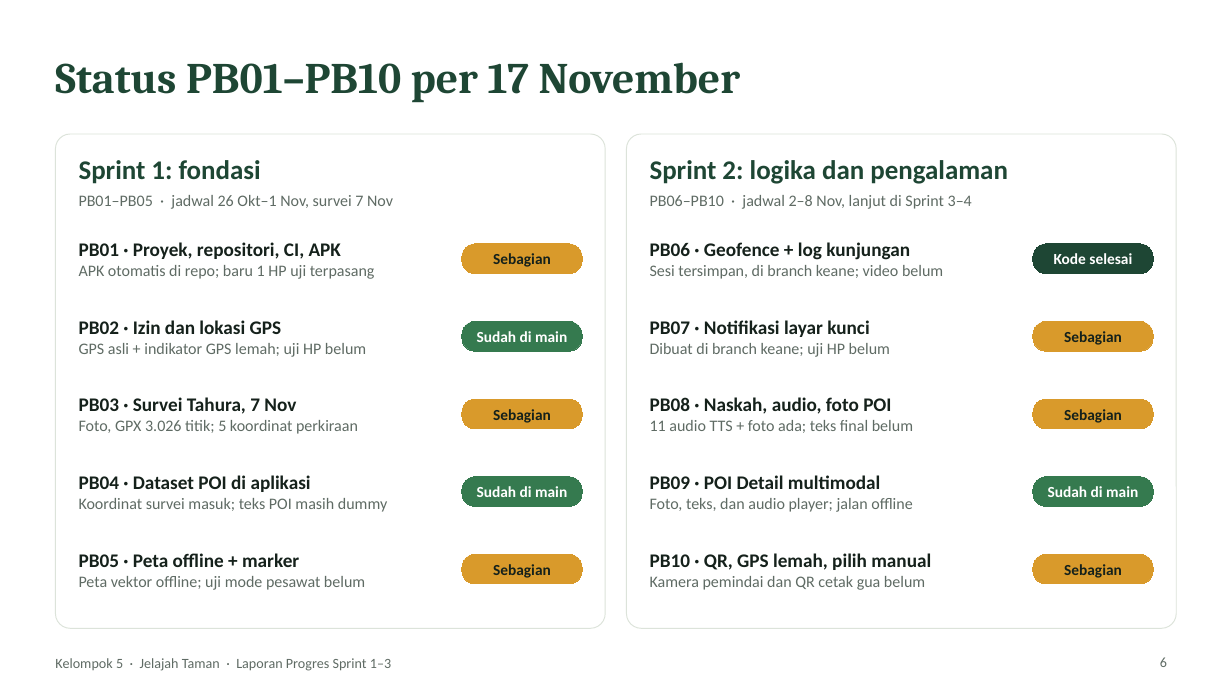
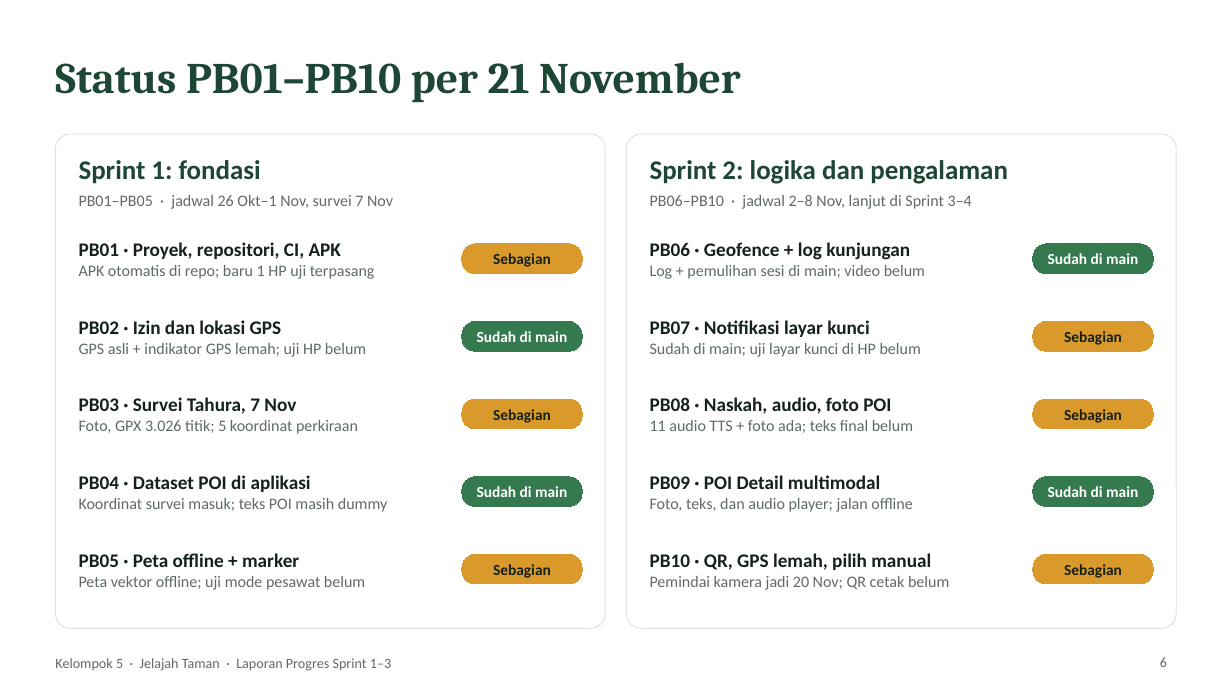
Before and after one commit to keaneplim/Transformasi-Digital-UAS, a slide deck: slide 6 of docs/presentation/Progres_Sprint1-2_Kel5_Jelajah_Taman.pptx. Drawn at 1232x693 pixels with LibreOffice and Linux fonts; fonts in the diff are those of the drawing; background and template pictures are left out. Boxes give left, top, right and bottom in pixels: in the first picture for what was removed or moved away, otherwise in the second. Text is boxed around its words. In the diff, an @@ line names an element or a change of style, - is before the commit and + after.

```diff
--- a/docs/presentation/Progres_Sprint1-2_Kel5_Jelajah_Taman.pptx
+++ b/docs/presentation/Progres_Sprint1-2_Kel5_Jelajah_Taman.pptx
@@ title at (55, 62, 741, 103): text changed @@
-Status PB01–PB10 per 17 November
+Status PB01–PB10 per 21 November
@@ text at (650, 265, 925, 279): text changed @@
-Sesi tersimpan, di branch keane; video belum
+Log + pemulihan sesi di main; video belum
@@ rounded rectangle "Sudah di main" at (1033, 244, 1153, 274): fill #1E4634 to #357A4F; outline #1E4634 0.75 pt to #357A4F 0.75 pt @@
@@ text in rounded rectangle at (1048, 253, 1138, 264): text changed @@
-Kode selesai
+Sudah di main
@@ text at (650, 343, 921, 357): text changed @@
-Dibuat di branch keane; uji HP belum
+Sudah di main; uji layar kunci di HP belum
@@ text at (650, 576, 949, 590): text changed @@
-Kamera pemindai dan QR cetak gua belum
+Pemindai kamera jadi 20 Nov; QR cetak belum
```
Also in this commit, not shown: 2 other slides changed, 4 slides added.
